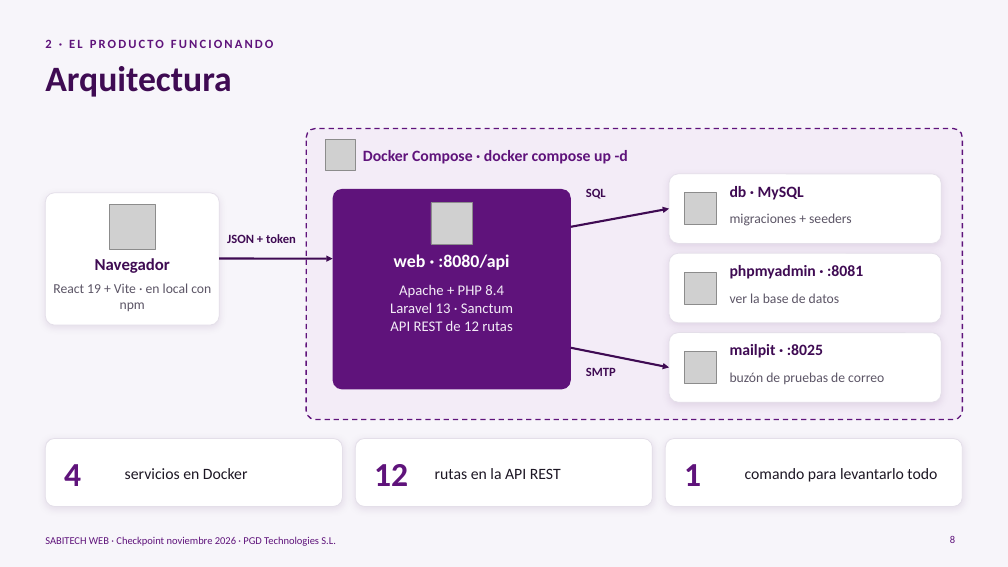
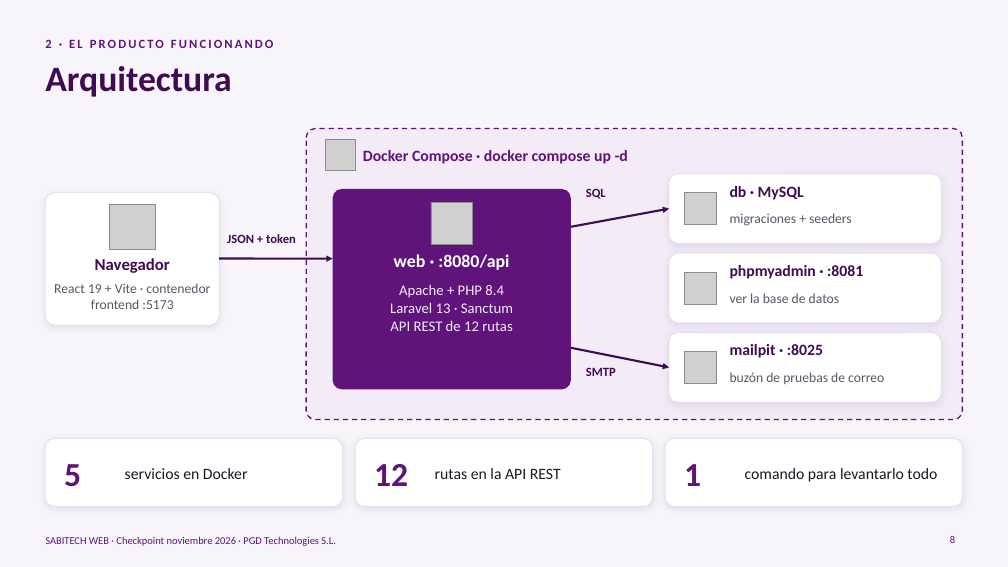
Before and after one commit to pablopedron/SABITECH, a slide deck: slide 8 of documents/Presentacion/Presentación_Sabitech.pptx. Drawn at 1008x567 pixels with LibreOffice and Linux fonts; fonts in the diff are those of the drawing; grey boxes stand for pictures; background and template pictures are left out. Boxes give left, top, right and bottom in pixels: in the first picture for what was removed or moved away, otherwise in the second. Text is boxed around its words. In the diff, an @@ line names an element or a change of style, - is before the commit and + after.

Commit message:
Docs: el frontend también va en Docker Compose
- Diagrama de arquitectura nuevo (README y documento de Despliegue)
- Desarrollo_Cliente: cómo arrancar el frontend con Docker
- Presentación: diapositiva 8 (5 servicios) y notas de las diapositivas 8 y 9
- Informe de uso de IA: se anota el cambio de decisión

```diff
--- a/documents/Presentacion/Presentación_Sabitech.pptx
+++ b/documents/Presentacion/Presentación_Sabitech.pptx
@@ text at [54, 283, 210, 309]: text changed @@
-React 19 + Vite · en local con npm
+React 19 + Vite · contenedor frontend :5173
@@ text at [64, 464, 81, 487]: text changed @@
-4
+5
```
Also in this commit, not shown: 5 other files.
